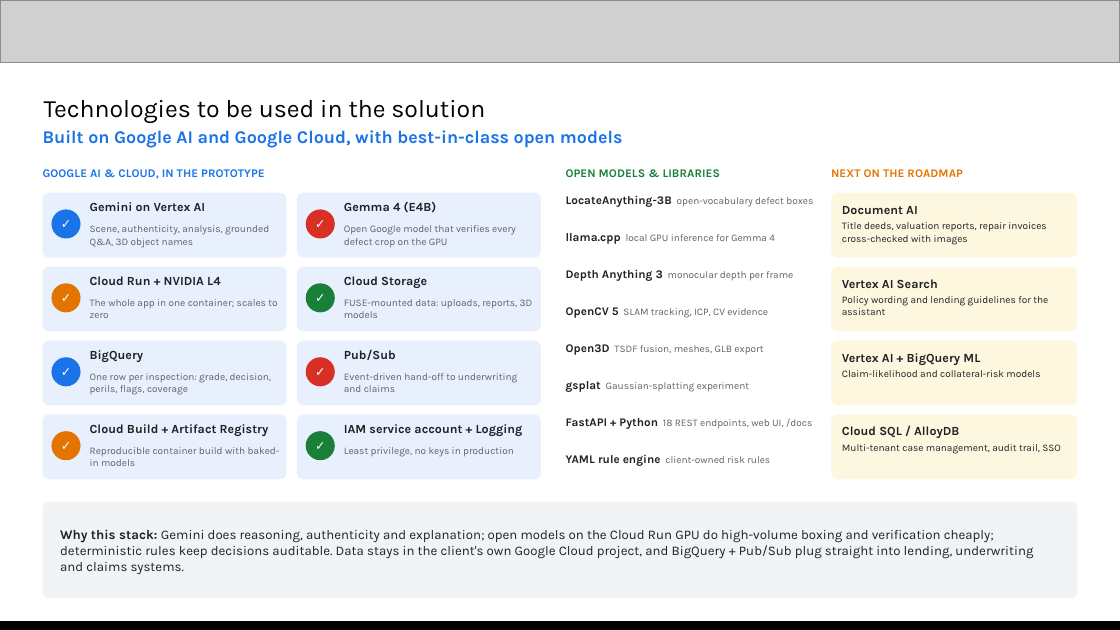
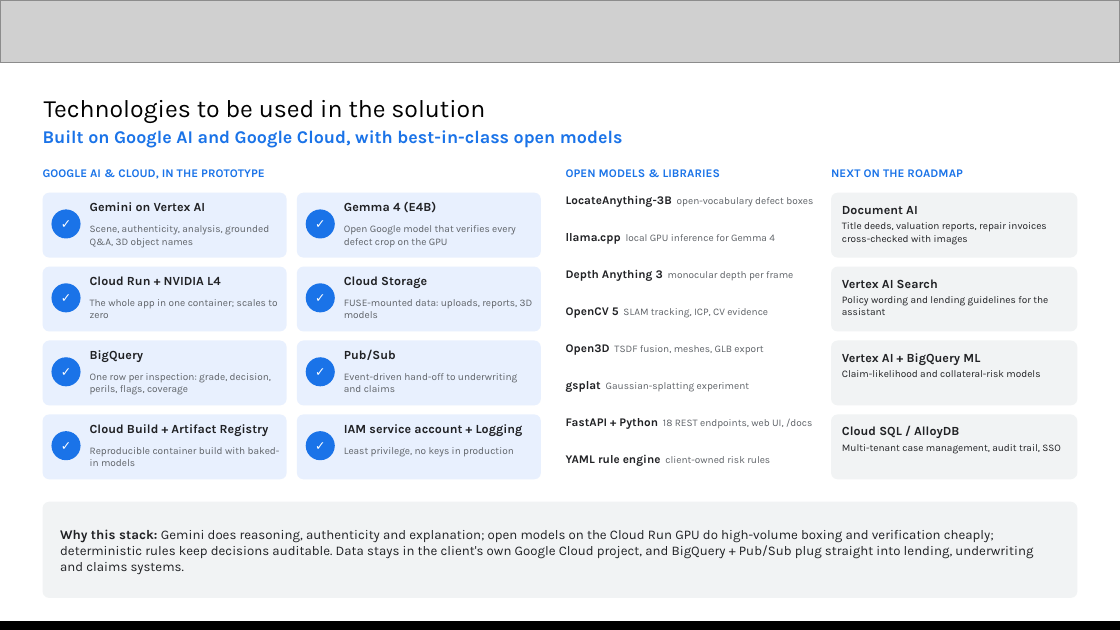
Before and after one commit to XCore-Lab/property-inspection-ai, a slide deck: slide 8 of docs/pitch-deck/Property_Inspection_AI_Submission_Xcore.pptx. Drawn at 1120x630 pixels with LibreOffice and Linux fonts; fonts in the diff are those of the drawing; grey boxes stand for pictures. Boxes give left, top, right and bottom in pixels: in the first picture for what was removed or moved away, otherwise in the second. Text is boxed around its words. In the diff, an @@ line names an element or a change of style, - is before the commit and + after.

Commit message:
Redesign the architecture diagram and refresh deck typography and colours
- New architecture diagram (light and dark) on the architecture slide of both decks and in the README
- Submission deck: one blue accent with neutral cards; red, amber and green kept only for problem vs solution, decision outcomes, the REFER case and caveats
- Pitch deck: Google Sans Flex throughout, sizes adjusted to keep the original layout
- Google Sans Flex embedded in both decks so they display correctly without the font installed

```diff
--- a/docs/pitch-deck/Property_Inspection_AI_Submission_Xcore.pptx
+++ b/docs/pitch-deck/Property_Inspection_AI_Submission_Xcore.pptx
@@ text "OPEN MODELS & LIBRARIES" at (566, 169, 720, 177): text colour #188038 to #1A73E8 @@
@@ text "NEXT ON THE ROADMAP" at (831, 169, 962, 177): text colour #E37400 to #1A73E8 @@
@@ ellipse "✓" at (306, 209, 335, 239): fill #D93025 to #1A73E8 @@
@@ ellipse "✓" at (52, 283, 81, 312): fill #E37400 to #1A73E8 @@
@@ ellipse "✓" at (306, 283, 335, 312): fill #188038 to #1A73E8 @@
@@ ellipse "✓" at (306, 357, 335, 386): fill #D93025 to #1A73E8 @@
@@ fill #FEF7E0 to #F1F3F4 in 4 elements at (831, 193, 1077, 258), (831, 267, 1077, 332), (831, 340, 1077, 405), (831, 414, 1077, 479) @@
@@ ellipse "✓" at (52, 431, 81, 460): fill #E37400 to #1A73E8 @@
@@ ellipse "✓" at (306, 431, 335, 460): fill #188038 to #1A73E8 @@
```
Also in this commit, not shown: 9 other slides changed, 7 other files.
